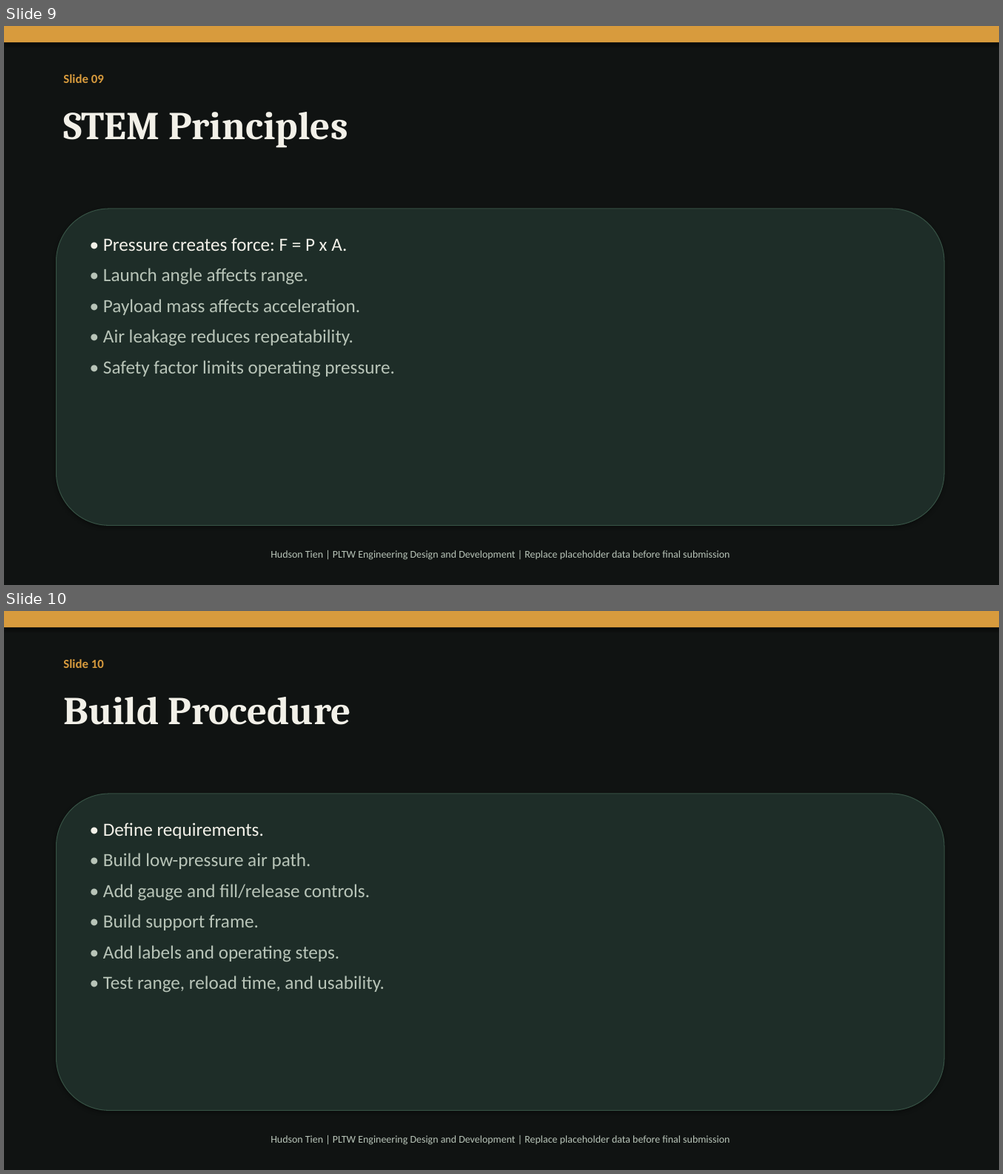
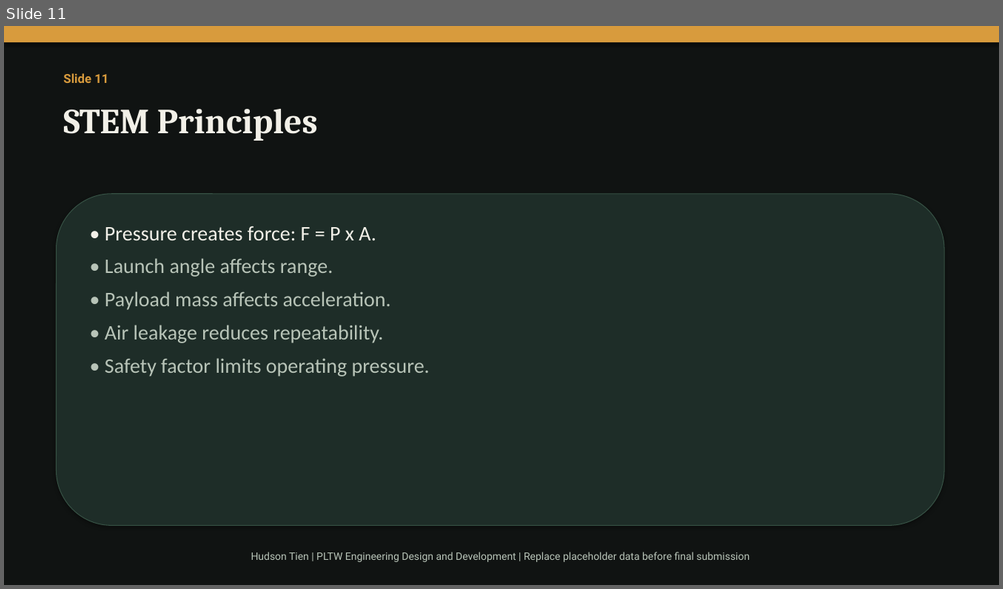
Before and after one commit to tienhdsn-000001/hudson-capstone-site, a slide deck: air-pressure-cannon-presentation.pptx. Shown one above the other, each under a label of ours: slides 9 and 10 before the commit, slide 11 after it. The pictures are 1003x1174 and 1003x589 pixels, drawn with LibreOffice and Linux fonts; fonts in the diff are those of the drawing. Boxes give left, top, right and bottom in pixels: in the first picture for what was removed or moved away, otherwise in the second. Text is boxed around its words. In the diff, an @@ line names an element or a change of style, - is before the commit and + after.

```diff
--- a/air-pressure-cannon-presentation.pptx
+++ b/air-pressure-cannon-presentation.pptx
@@ slide 10 removed at (x1=4, y1=611, x2=999, y2=1170), background #101312 @@
@@ rectangle removed at (x1=4, y1=611, x2=999, y2=627) @@
@@ text removed at (x1=63, y1=659, x2=104, y2=668) @@
-Slide 10
@@ text removed at (x1=63, y1=697, x2=351, y2=725) @@
-Build Procedure
@@ rounded rectangle removed at (x1=57, y1=794, x2=944, y2=1111) @@
@@ text removed at (x1=103, y1=823, x2=384, y2=993) @@
-• Define requirements.
-• Build low-pressure air path.
-• Add gauge and fill/release controls.
-• Build support frame.
-• Add labels and operating steps.
-• Test range, reload time, and usability.
@@ text removed at (x1=270, y1=1136, x2=729, y2=1145) @@
-Hudson Tien | PLTW Engineering Design and Development | Replace placeholder data before final submission
@@ what was slide 9 is now slide 11 @@
@@ slide 11 changed as well @@
@@ text at (x1=63, y1=73, x2=108, y2=83): text changed; font Calibri to Roboto @@
-Slide 09
+Slide 11
@@ text "STEM Principles" at (x1=63, y1=109, x2=318, y2=141): size 38 to 34 pt @@
@@ rounded rectangle resized from (x1=57, y1=209, x2=944, y2=526) to (x1=57, y1=194, x2=944, y2=526) @@
@@ text "• Pressure creates force: F ..." moved from (x1=103, y1=238, x2=394, y2=378) to (x1=105, y1=226, x2=430, y2=377) @@
@@ text "• Pressure creates force: F ..." at (x1=105, y1=226, x2=430, y2=377): size 18 to 20 pt @@
@@ text "Hudson Tien | PLTW Engineering ..." at (x1=251, y1=552, x2=749, y2=562): font Calibri to Roboto @@
```
Also in this commit, not shown: 12 other slides changed, 3 slides added, 12 other files.
